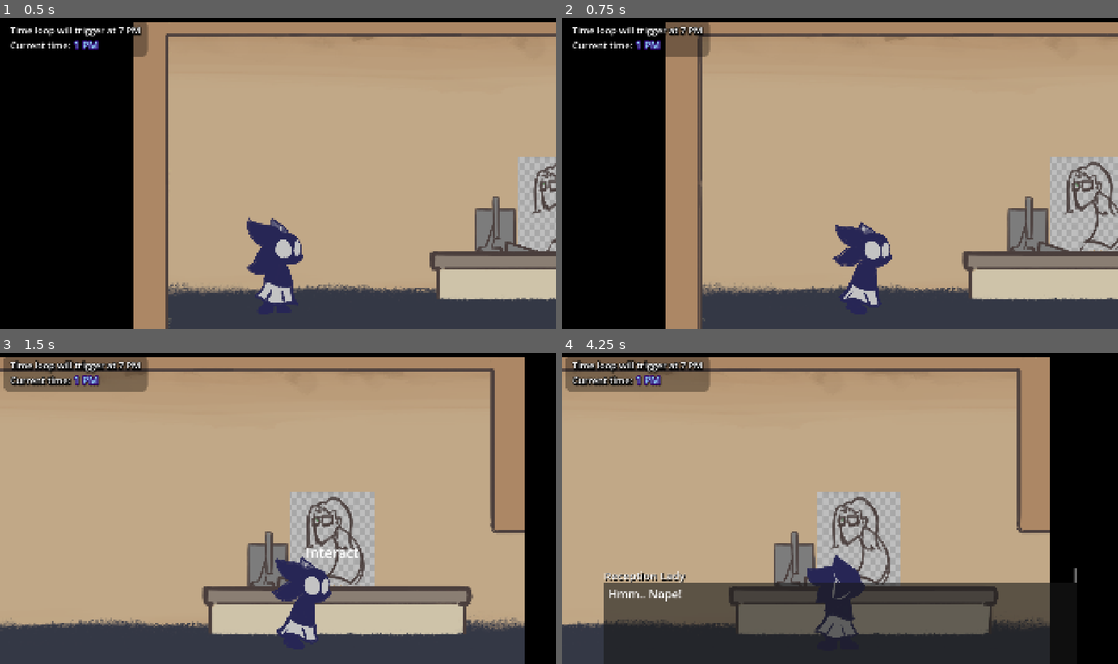
Above: before the commit, frames 1-4 (two rows, left to right).
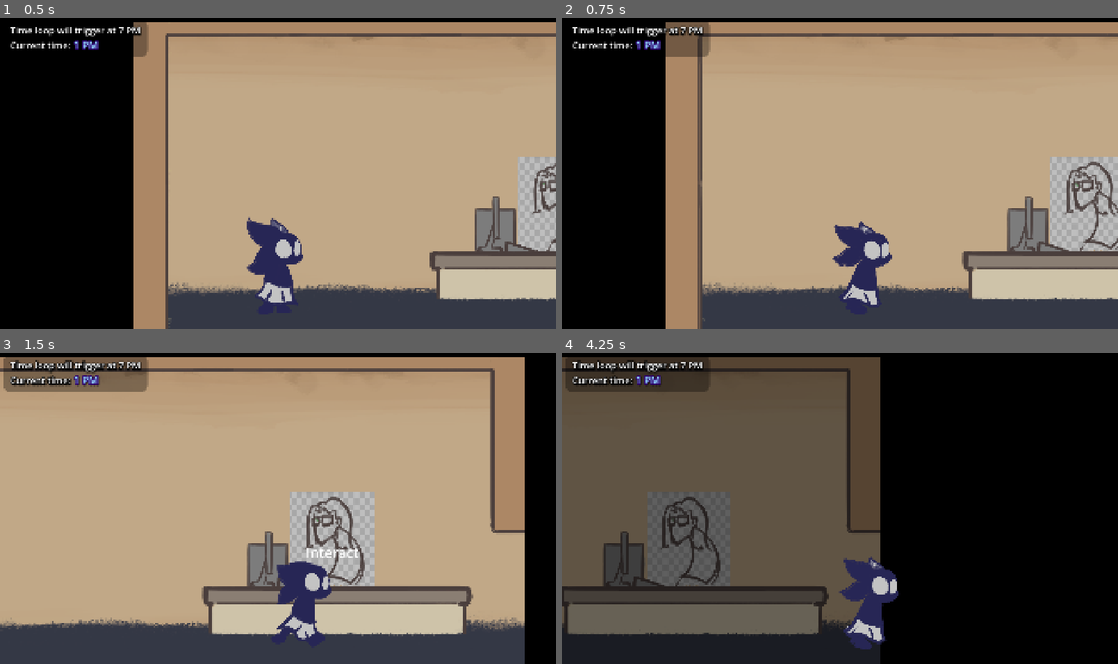
Above: after the commit, the same moments.

Repository: FlooferLand/timeloop-game
Game: Godot game, scene res://levels/the_building/the_building.tscn
Same seed, same stepped clock (60 frames per second), same inputs: the game is played once before the commit and once after it.
Inputs (mouse positions are in pixels of both pictures, inside the frame that each line leads up to):
- Up to frame 1 (0.5 s): no input
- Up to frame 2 (0.75 s): move the mouse to (962, 157) at 0.52 s; hold D (walk_right) from 0.53 s (still down); hold Shift (sprint) from 0.53 s (still down); tap E (interact) at 0.6 s; click (962, 157) at 0.67 s
- Up to frame 3 (1.5 s): keep holding D (walk_right); move the mouse to (166, 524) at 1.27 s; release Shift (sprint) at 1.28 s; tap Shift (sprint) at 1.35 s
- Up to frame 4 (4.25 s): tap E (interact) at 1.55, 2.85 s; move the mouse to (840, 573) at 2.02 s; release D (walk_right) at 2.03 s; hold A (walk_left) 2.03-2.78 s; hold Shift (sprint) 2.03-2.78 s; tap Space (advance_dialog) at 2.1, 3.5 s; click (840, 573) at 2.17 s; tap Enter at 2.75 s; move the mouse to (840, 623) at 2.77 s; hold D (walk_right) from 2.78 s (still down); click (840, 623) at 2.92 s; hold Shift (sprint) from 3.53 s (still down); click (840, 623) at 3.67 s

Frame 1 is identical in both runs. In frame 2, 0.1% of the frame differs, in the area x 48-60%, y 65-90%; in frame 3, 0.6%; in frame 4, 76%, in the area x 0-93%, y 1-100%.

Commit message:
Fix a few player-related buggies

Diff:
--- a/entities/player/player.gd
+++ b/entities/player/player.gd
@@ -44,7 +44,7 @@
 	if can_move:
 		move_direction = Vector2.RIGHT * Input.get_axis("walk_left", "walk_right")
 		sprinting = Input.is_action_pressed("sprint")
-	walking = move_direction.length() > 0
+	walking = (move_direction.length() > 0 and velocity.length() > 0)
 
 	# Footsteps
 	if walking and not footstep_comp.is_playing():
@@ -75,8 +75,9 @@
 
 func _physics_process(delta: float) -> void:
 	var motion := Vector2.ZERO
+	var speed := (SPEED * SPRINT_MULTIPLIER if sprinting else SPEED)
 
-	motion += move_direction * (SPEED * SPRINT_MULTIPLIER if sprinting else SPEED)
+	motion += move_direction * speed
 	if not is_on_floor():
 		motion.y += gravity
 
--- a/entities/player/player_interaction.gd
+++ b/entities/player/player_interaction.gd
@@ -30,5 +30,5 @@
 		hovering = null
 
 func _input(event: InputEvent) -> void:
-	if Input.is_action_just_pressed("interact") and hovering is InteractComponent:
+	if Input.is_action_just_pressed("interact") and hovering is InteractComponent and player.can_move:
 		hovering.player_interact(player)
--- a/levels/the_building/rooms.tscn
+++ b/levels/the_building/rooms.tscn
@@ -50,7 +50,7 @@
 
 [node name="RoomTransition5" parent="." node_paths=PackedStringArray("room_a", "room_b") instance=ExtResource("3_bp6sx")]
 position = Vector2(10875, 0)
-room_a = NodePath("../OfficeArea2Point5")
+room_a = NodePath("../OfficeArea3")
 room_b = NodePath("../ManagersOffice")
 
 [node name="ManagersOffice" parent="." instance=ExtResource("8_3ccg5")]
